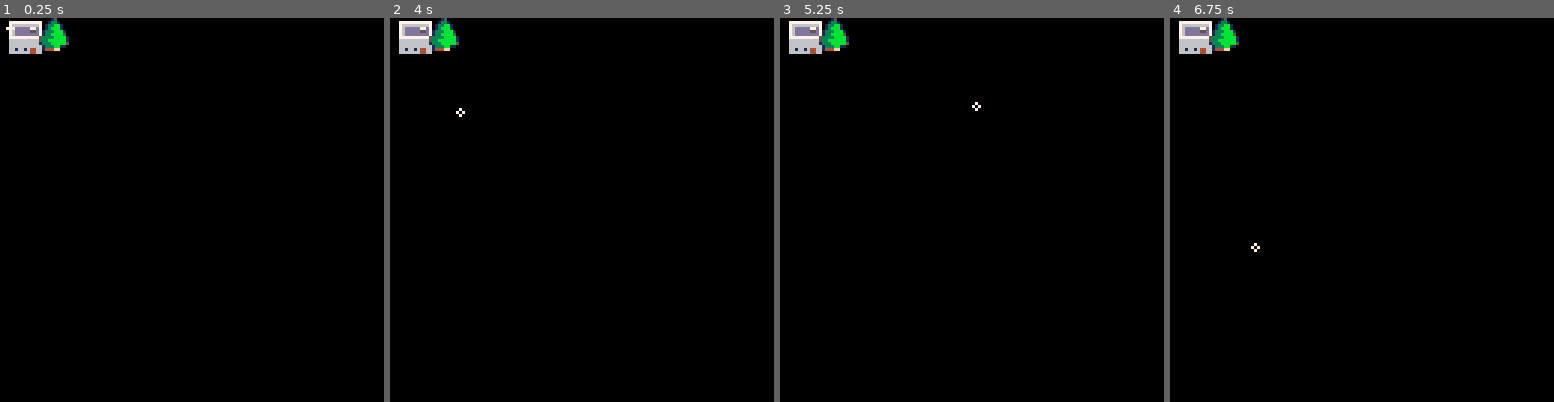
Above: before the commit, frames 1-4 (left to right).
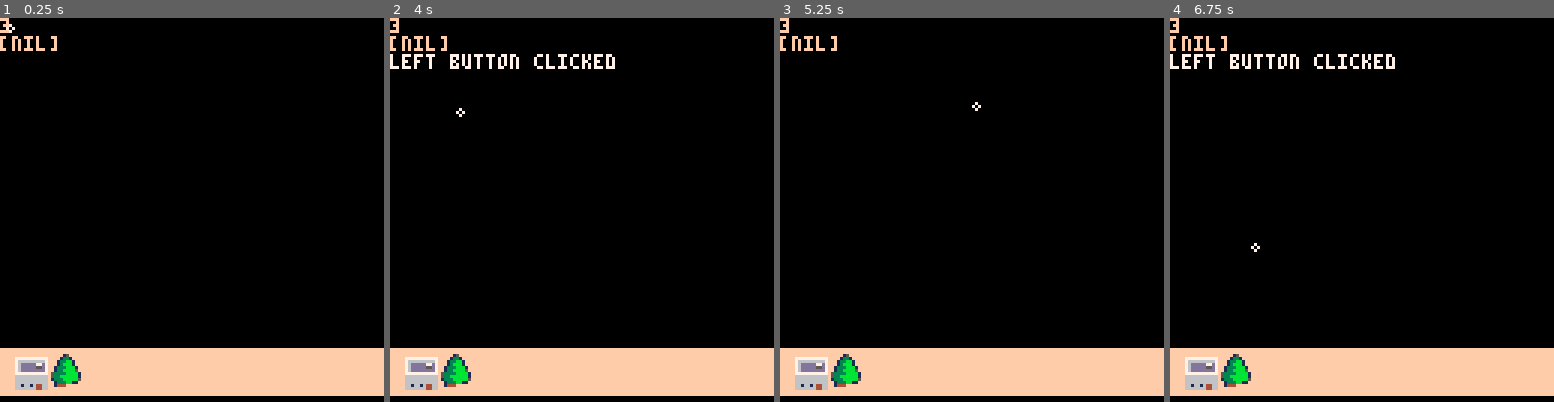
Above: after the commit, the same moments.

Repository: alainpuron/pico-8
Game: PICO-8 cartridge pixel_art.p8
Same seed, same stepped clock (60 frames per second), same inputs: the game is played once before the commit and once after it.
Inputs (mouse positions are in pixels of both pictures, inside the frame that each line leads up to):
- Up to frame 1 (0.25 s): no input
- Up to frame 2 (4 s): click (670, 121) at 0.67 s; click (436, 267) at 1.22 s; click (497, 114) at 1.77 s; click (562, 259) at 2.32 s; click (624, 106) at 2.87 s; click (685, 256) at 3.42 s; click (451, 102) at 3.97 s
- Up to frame 3 (5.25 s): click (902, 248) at 4.52 s; click (964, 94) at 5.07 s
- Up to frame 4 (6.75 s): click (1419, 244) at 5.62 s; click (1481, 90) at 6.17 s; click (1246, 236) at 6.72 s

The runs differ from the first frame. In frame 1, 14% of the frame differs, in the area x 0-100%, y 0-99%; in frame 2, 15%; in frame 3, 14%; in frame 4, 15%.

Commit message:
Add files via upload

Diff:
--- a/pixel_art.p8
+++ b/pixel_art.p8
@@ -2,62 +2,142 @@
 version 43
 __lua__
 function _init()
-	mpx=0
-	mpy=0
-	poke(0x5f2d,1)
-	sp = 51
 
-	hx = 0
-	hy = 0
-	hsp = 3
-
-	tx = 10
-	ty = 0
-	tsp = 5
+	mouse_init()
 
 end
 
 function _update()
-	mpy=stat(33)
-	mpx=stat(32)
-
-
-	mouse_btn = stat(34)
-
-
-
+	mouse_update(mouse)
+	inventory_init()
 end
 
 function _draw()
 	cls()
 
-	spr(hsp,hx,hy,2,2)
-	spr(tsp,tx,ty,2,2)
+	 inventory_draw()
+	 mouse_draw(mouse,inv)
+	--spr(hsp,hx,hy,2,2)
+	--spr(tsp,tx,ty,2,2)
 
-	holding = false
-	click_down = false
+	--holding = false
+	--click_down = false
 
-	if mouse_btn == 1 then
+	--if mouse_btn == 1 then
 	--click_down = true
 
-		if abs(mpx-hx)<=8 and abs(mpy-hy)<=8 and not holding then
+	--	if abs(mpx-hx)<=8 and abs(mpy-hy)<=8 and not holding then
 
-			holding = true
-			hx = mpx - 4
-			hy = mpy - 4
+	--		holding = true
+	--		hx = mpx - 4
+	--		hy = mpy - 4
 
-		end
+	--	end
 
-		if abs(mpx-tx)<=8 and abs(mpy-ty)<=8 and not holding then
+	--	if abs(mpx-tx)<=8 and abs(mpy-ty)<=8 and not holding then
 
-			holding= true
-			tx = mpx - 4
-			ty = mpy - 4
+	--		holding= true
+	--		tx = mpx - 4
+	--		ty = mpy - 4
 
-		end
+	--	end
 
- end
- spr(sp,mpx,mpy)
+-- end
+
+end
+-->8
+-- mouse --
+
+function mouse_init()
+
+	mouse = {
+			x=0,-- default value
+			y=0,-- default value
+			button = 0, -- default value
+			sp = 51 -- sprite
+		}
+
+		-- allows mouse usage
+		poke(0x5f2d,1)
+
+end
+
+function mouse_update(mouse)
+
+	-- sets the mouse conf
+	mouse.y=stat(33)
+	mouse.x=stat(32)
+	mouse.button = stat(34) -- left click
+
+end
+
+function on_click(mouse)
+
+	-- value for left and right click
+	local left_click = 1
+	local	right_click = 2
+
+	if mouse.button == left_click then
+		print('left button clicked',7)
+	end
+
+
+	if mouse.button == right_click then
+		print('right button clicked',7)
+	end
+
+end
+
+function mouse_draw(mouse)
+	spr(mouse.sp,mouse.x,mouse.y)
+	on_click(mouse)
+
+
+--		if abs(mouse.x-inv[i].item_x)<=8 and abs(mouse.y-inv[i].inv_y)<=8 then
+	--	print('❎❎')
+
+	--		holding = true
+	--		hx = mpx - 4
+	--		hy = mpy - 4
+
+	--	end
+
+end
+-->8
+-- item inventory --
+function inventory_init()
+
+	inv = {
+
+	{sprite = 3,x=0,y=0},--house
+	{sprite = 5,x=0,y=0},--tree
+
+	}
+end
+
+function inventory_draw()
+
+    local inv_x =  0 -- begin from left
+    local inv_y =  125 -- inv at bottom
+    rectfill(inv_x, inv_y, inv_x + 130, inv_y - 15, 15)
+
+    for i=1,#inv do
+
+        local item_x = inv_x - 10 + 12 * i
+        spr(inv[i].sprite, item_x, inv_y - 13, 2, 2)
+
+    end
+    print(inv[1].sprite)
+    print(inv[1].item_x)
+
+
+   -- rect(inv_x - 9 + selection * 9, inv_y, inv_x + selection * 9, inv_y + 9, 7)
+end
+
+-->8
+-- select and drag --
+function drag_init()
+
 end
 __gfx__
 00000000777771111117777700000000000000000000000150000000000000000000000000000000000000000000000000000000000000000000000000000000
